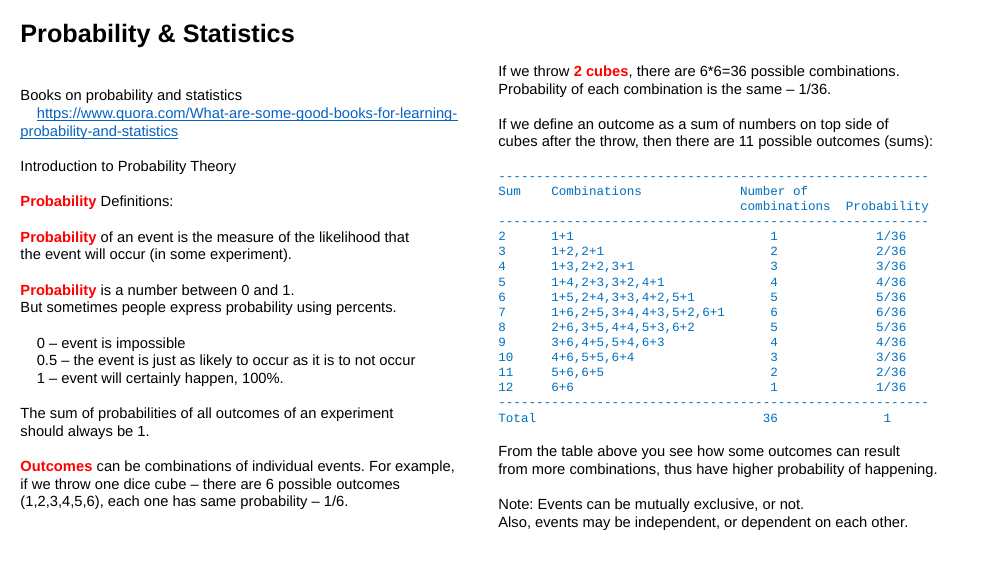
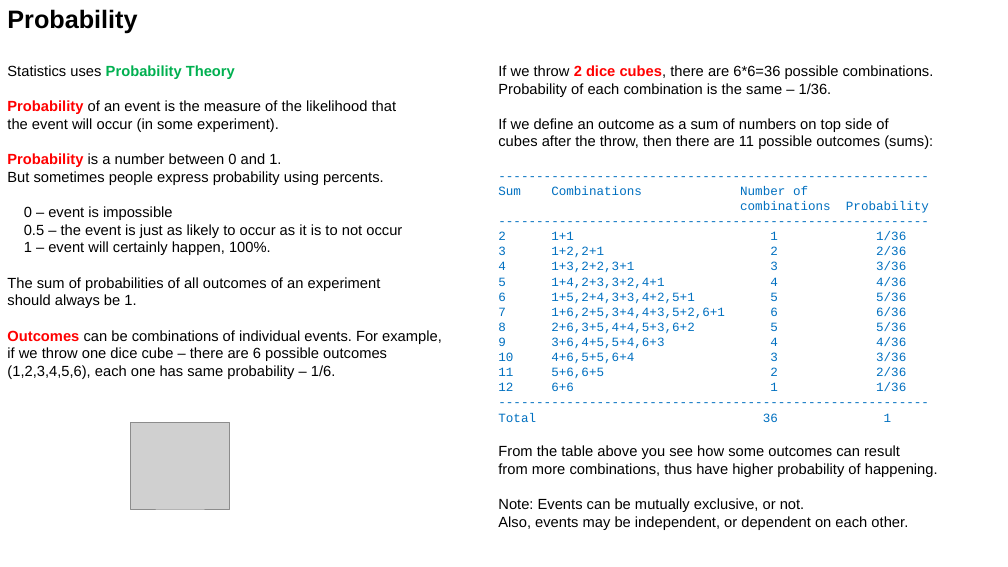
Before and after one commit to lselector/statistics, a slide deck: slide 2 of statistics_01_probability.pptx. Drawn at 1008x567 pixels with LibreOffice and Linux fonts; fonts in the diff are those of the drawing; grey boxes stand for pictures. Boxes give left, top, right and bottom in pixels: in the first picture for what was removed or moved away, otherwise in the second. Text is boxed around its words. In the diff, an @@ line names an element or a change of style, - is before the commit and + after.

```diff
--- a/statistics_01_probability.pptx
+++ b/statistics_01_probability.pptx
@@ text at (7, 9, 137, 34): text changed @@
-Probability & Statistics
+Probability
@@ text "Statistics uses Probability Theory": place and size @@
-text "Statistics uses Probability Theory" at (20, 89, 457, 509)
+text "Statistics uses Probability Theory" at (7, 65, 442, 379)
@@ text at (7, 65, 235, 79): text changed; text colour #0563C1 to #00B050; bold on @@
-Books on probability and statistics
-https://www.quora.com/What-are-some-good-books-for-learning-probability-and-statistics
-Introduction to Probability Theory
-Probability Definitions:
+Statistics uses Probability Theory
@@ text at (498, 65, 934, 79): text changed @@
-If we throw 2 cubes, there are 6*6=36 possible combinations.
+If we throw 2 dice cubes, there are 6*6=36 possible combinations.
@@ picture added at (131, 422, 230, 509) @@
```
Also in this commit, not shown: 7 other slides changed, 3 slides added.
